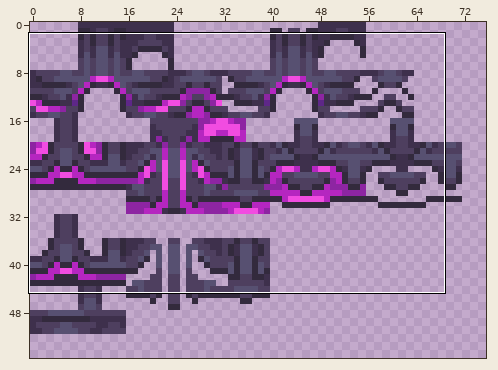
Sprite sheet -- src/main/resources/assets/malum/textures/armor/catastrophe_armor_glow.png. Above: a wide view before the commit, with the close-up outlined.
Close-up. Before the edit:
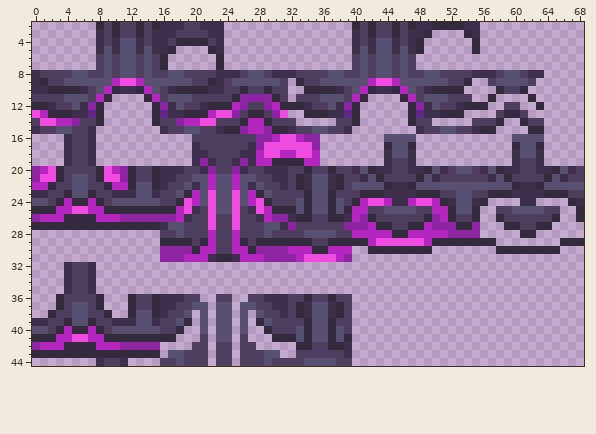
The file is 128x128 pixels. Shown: x 0..68, y 2..44. The wide view leaves out empty margins.
Now the later version:
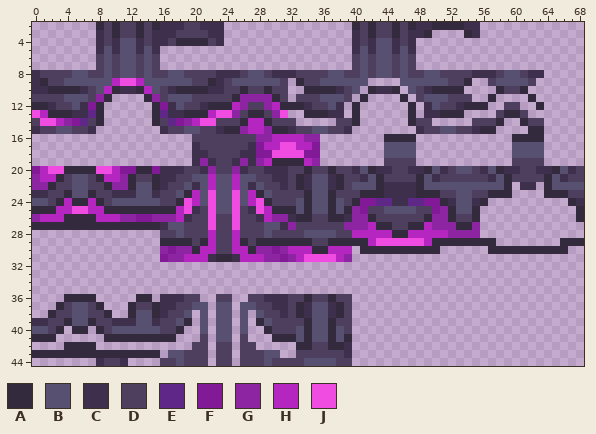
Palette (. is transparent): A #332a3d  B #575071  C #3e304c  D #4e3f5f  E #5e2788  F #821997  G #8d25a2  H #b526c0  J #f14ce1
Edits made:
The author put colour A in row 30 at x 41, 50, 57 and 66.
Colour B becomes colour A in row 16 at x 44 to 47 and 60 to 63; in row 22 at x 43, 48, 59 and 64.
Colour D becomes colour A in row 20 at x 4 to 7 and 13 to 14; in row 36 at x 4 to 7 and 13 to 14.
Colour A becomes colour B in row 17 at x 44, 47, 60 and 63.
Colour C becomes colour B in row 18 at x 44, 47, 60 and 63.
Colour A becomes colour C in row 22 at x 44 and 47.
Colour C becomes colour D in row 19 at x 44, 47, 60 and 63.
Colour D becomes colour E in row 14 at x 6 and 17.
Colour H becomes colour E in row 24 at x 44 and 47.
Colour J becomes colour E in row 24 at x 43 and 48.
Colour A becomes colour F in row 20 at x 12 and 15.
Colour G becomes colour F in row 12 at x 7 and 16; in row 14 at x 5 and 18; in row 17 at x 28 and 35; in row 20 at x 0 and 11; in row 26 at x 13 to 14; in row 30 at x 17 and 30.
Colour G becomes colour F in row 31 at x 16 and 31.
Colour H becomes colour F in row 18 at x 28 and 35; in rows 24 to 25 at x 41 and 50.
Colour J becomes colour F in row 18 at x 29 and 34; in row 24 at x 42 and 49.
Colour H becomes colour G in row 11 at x 8 and 15; in row 14 at x 4 and 19; in row 19 at x 28 and 35; in row 22 at x 0 to 1 and 10 to 11; in rows 25 to 26 at x 40 and 51.
Colour J becomes colour H in row 16 at x 31 to 32; in row 17 at x 29 to 30 and 33 to 34; in row 21 at x 1 to 2 and 9 to 10.
Colour A becomes colour J in row 20 at x 3 and 8.
Colour H becomes colour J in row 18 at x 31 to 32.
Colour A is removed in row 4 at x 48 and 55; in row 5 at x 17, 22, 48 and 55; in rows 6 to 7 at x 16 and 23; in row 22 at x 60 and 63; in row 26 at x 58 and 65; in row 27 at x 59 to 60 and 63 to 64.
Colour A is removed in row 28 at x 61 to 62; in row 36 at x 3, 8, 12 and 15.
Colour B is removed in row 25 at x 60 to 63.
Colour C is removed in row 5 at x 16 and 23; in rows 16 to 19 at x 4 and 7; in row 23 at x 60 to 63; in row 24 at x 61 to 62; in rows 32 to 35 at x 4 and 7.
Colour D is removed in rows 16 to 19 at x 5 to 6; in row 25 at x 58 to 59 and 64 to 65; in row 26 at x 59 to 64; in row 27 at x 61 to 62; in rows 32 to 35 at x 5 to 6.
Colour E is removed in row 13 at x 39 and 48.
Colour G is removed in row 12 at x 39 and 48; in row 42 at x 0 and 11 to 15.
Colour H is removed in row 9 at x 42 and 45; in row 10 at x 41 and 46; in row 11 at x 40 and 47; in row 40 at x 4 and 7; in row 41 at x 3 to 4 and 7 to 8; in row 42 at x 1 to 3 and 8 to 10.
Colour J is removed in row 9 at x 43 to 44; in row 41 at x 5 to 6.
